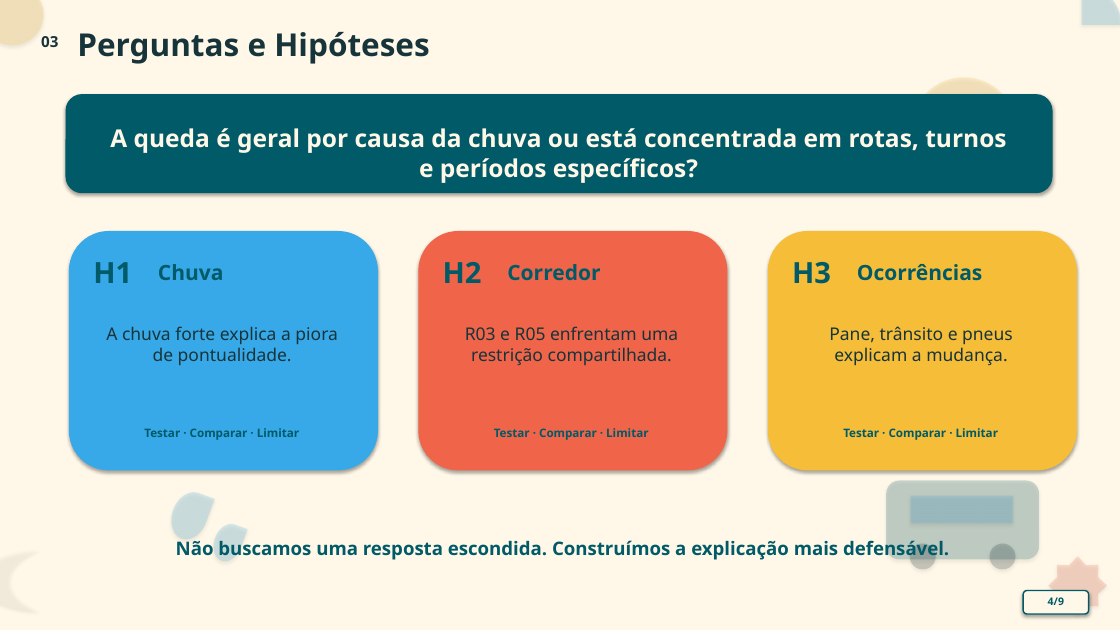
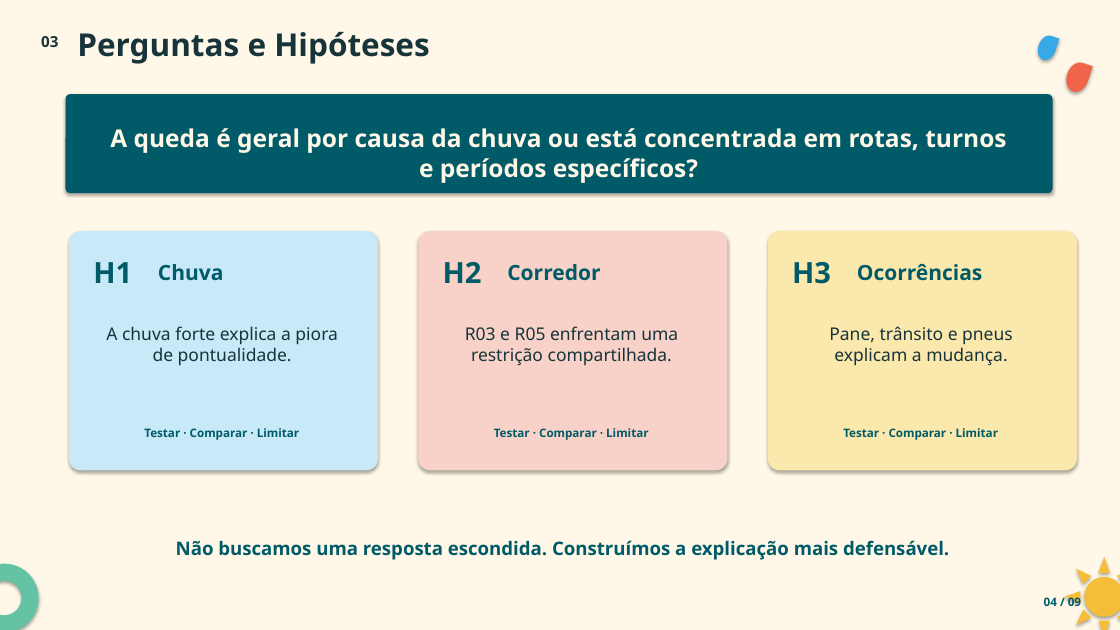
Before and after one commit to JulianaBallin/TransitTrace, a slide deck: slide 4 of docs/apresentacao/apresentacao_rota_em_dia.pptx. Drawn at 1120x630 pixels with LibreOffice and Linux fonts; fonts in the diff are those of the drawing. Boxes give left, top, right and bottom in pixels: in the first picture for what was removed or moved away, otherwise in the second. Text is boxed around its words. In the diff, an @@ line names an element or a change of style, - is before the commit and + after.

```diff
--- a/docs/apresentacao/apresentacao_rota_em_dia.pptx
+++ b/docs/apresentacao/apresentacao_rota_em_dia.pptx
@@ ellipse removed at box(0, 0, 44, 45) @@
@@ arc (boxed as its full ellipse) removed at box(1042, 0, 1120, 65) @@
@@ teardrop added at box(1035, 33, 1060, 63), fill #37A9E8 @@
@@ ellipse removed at box(912, 77, 1017, 182) @@
@@ teardrop added at box(1063, 60, 1093, 95), fill #F06449 @@
@@ rounded rectangle at box(66, 94, 1053, 193): proportions changed @@
@@ rectangle removed at box(960, 95, 968, 135) @@
@@ rounded rectangle at box(69, 231, 378, 471): fill #37A9E8 to #C7E9F8; proportions changed @@
@@ rounded rectangle at box(418, 231, 728, 471): fill #F06449 to #F8D2C8; proportions changed @@
@@ rounded rectangle at box(768, 231, 1077, 471): fill #F6BD38 to #FBE8AD; proportions changed @@
@@ teardrop removed at box(165, 487, 215, 545) @@
@@ rounded rectangle removed at box(886, 481, 1039, 560) @@
@@ rectangle removed at box(911, 496, 1013, 523) @@
@@ teardrop removed at box(208, 520, 248, 566) @@
@@ moon removed at box(0, 550, 40, 611) @@
@@ donut added at box(0, 564, 39, 630), fill #65C3A5 @@
@@ ellipse removed at box(910, 544, 936, 570) @@
@@ ellipse removed at box(990, 544, 1016, 570) @@
@@ star removed at box(1049, 556, 1107, 615) @@
@@ sun added at box(1065, 557, 1120, 630), fill #F6BD38 @@
@@ rounded rectangle removed at box(1023, 591, 1089, 614) @@
@@ text added at box(1044, 595, 1081, 610), 10 pt, text #005A67, bold @@
+04 / 09
@@ text removed at box(1048, 597, 1064, 605) @@
-4/9
```
Also in this commit, not shown: 7 other slides changed, 1 slide added, 1 slide removed, 13 other files.
